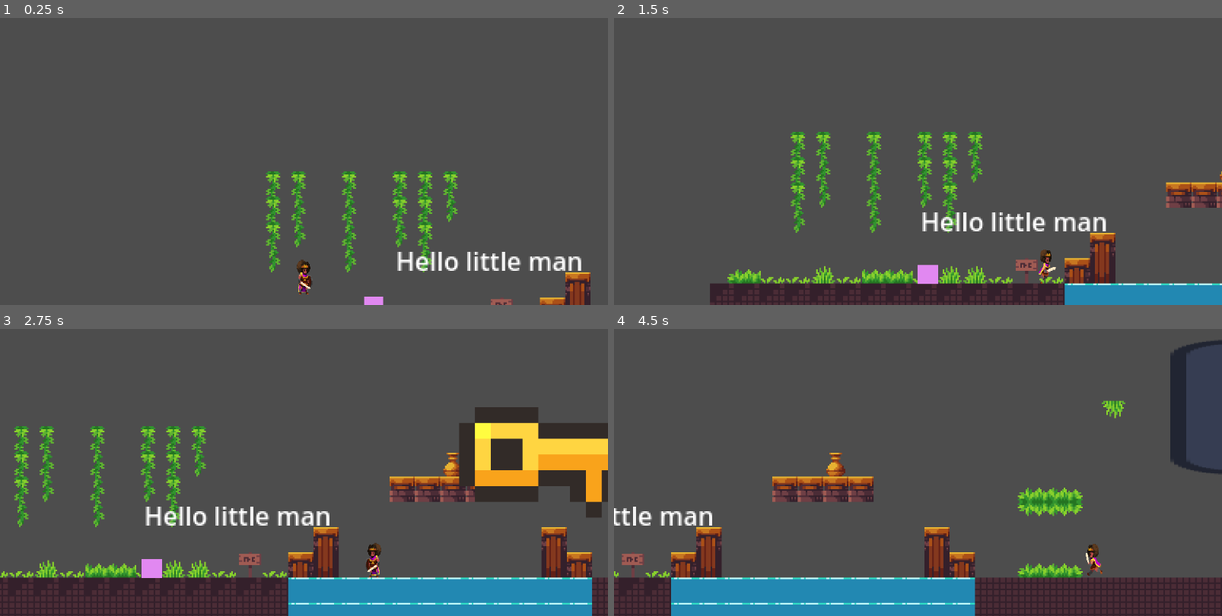
Above: before the commit, frames 1-4 (two rows, left to right).
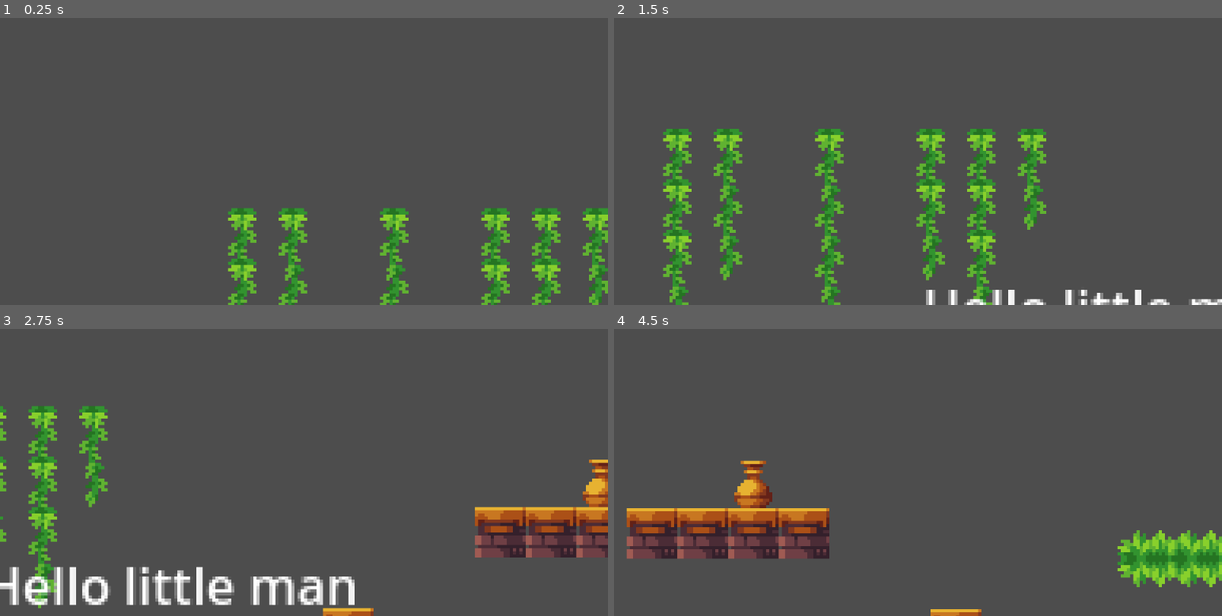
Above: after the commit, the same moments.

Repository: The-E21/TempleExploreDurhack24
Game: Godot game, scene res://Scenes/temple_scene.tscn
Same seed, same stepped clock (60 frames per second), same inputs: the game is played once before the commit and once after it. The engine's default icon, where the game draws it, is replaced by a stand-in: a white triangle on a blue panel in a dark square.
Inputs:
- Up to frame 1 (0.25 s): no input
- Up to frame 2 (1.5 s): hold E (interact) 0.53-1.28 s; hold D (move_right) from 0.53 s (still down); tap Space (jump) at 0.77 s; tap E (interact) at 1.35 s
- Up to frame 3 (2.75 s): tap Space (jump) at 1.52 s; release D (move_right) at 2.03 s; hold A (move_left) from 2.03 s (still down); hold E (interact) from 2.03 s (still down)
- Up to frame 4 (4.5 s): release A (move_left) at 2.78 s; release E (interact) at 2.78 s; hold D (move_right) 2.78-4.28 s; tap E (interact) at 2.85, 4.35 s; tap Space (jump) at 3.02, 3.77 s; hold E (interact) 3.53-4.28 s; hold A (move_left) from 4.28 s (still down)

The runs differ from the first frame. In frame 1, 9.3% of the frame differs, in the area x 37-100%, y 53-100%; in frame 2, 20%; in frame 3, 34%, in the area x 0-100%, y 26-100%; in frame 4, 28%.

Commit message:
better version

Diff:
--- a/Scenes/temple_scene.tscn
+++ b/Scenes/temple_scene.tscn
@@ -3,10 +3,10 @@
 [ext_resource type="Texture2D" uid="uid://cmjfqsloifams" path="res://Assets/icon.svg" id="1_4rxxl"]
 [ext_resource type="PackedScene" uid="uid://cmvm3tmon2yir" path="res://Scenes/player.tscn" id="2_ld67o"]
 [ext_resource type="Texture2D" uid="uid://cjubs0d2im85g" path="res://Assets/Legacy_Adventure_Pack_TEMPLE/Final/Assets/Assets.png" id="3_2go6b"]
-[ext_resource type="PackedScene" uid="uid://cefj51svkauch" path="res://Scenes/key.tscn" id="4_4nfgb"]
+[ext_resource type="PackedScene" path="res://Scenes/key.tscn" id="4_4nfgb"]
 
 [sub_resource type="RectangleShape2D" id="RectangleShape2D_5pcj6"]
-size = Vector2(1091, 77)
+size = Vector2(1082.34, 69.1071)
 
 [sub_resource type="TileSetAtlasSource" id="TileSetAtlasSource_p1ixa"]
 texture = ExtResource("3_2go6b")
@@ -202,14 +202,15 @@
 position = Vector2(417, -205)
 
 [node name="CollisionShape2D" type="CollisionShape2D" parent="StaticBody2D2"]
-position = Vector2(572.5, 602)
+position = Vector2(596, 600.25)
 scale = Vector2(0.3012, 1.23721)
 shape = SubResource("RectangleShape2D_5pcj6")
 
 [node name="Sprite2D" type="Sprite2D" parent="StaticBody2D2/CollisionShape2D"]
-position = Vector2(11.6202, 18.5902)
+position = Vector2(5.72205e-06, -1.01033)
 scale = Vector2(8.39063, 0.539062)
 texture = ExtResource("1_4rxxl")
+metadata/_edit_group_ = true
 
 [node name="Player" parent="." instance=ExtResource("2_ld67o")]
 position = Vector2(367, 466)
@@ -217,7 +218,7 @@
 
 [node name="Camera2D" type="Camera2D" parent="Player"]
 offset = Vector2(0, -60)
-zoom = Vector2(3, 3)
+zoom = Vector2(6, 6)
 position_smoothing_enabled = true
 position_smoothing_speed = 1.0
 rotation_smoothing_enabled = true
